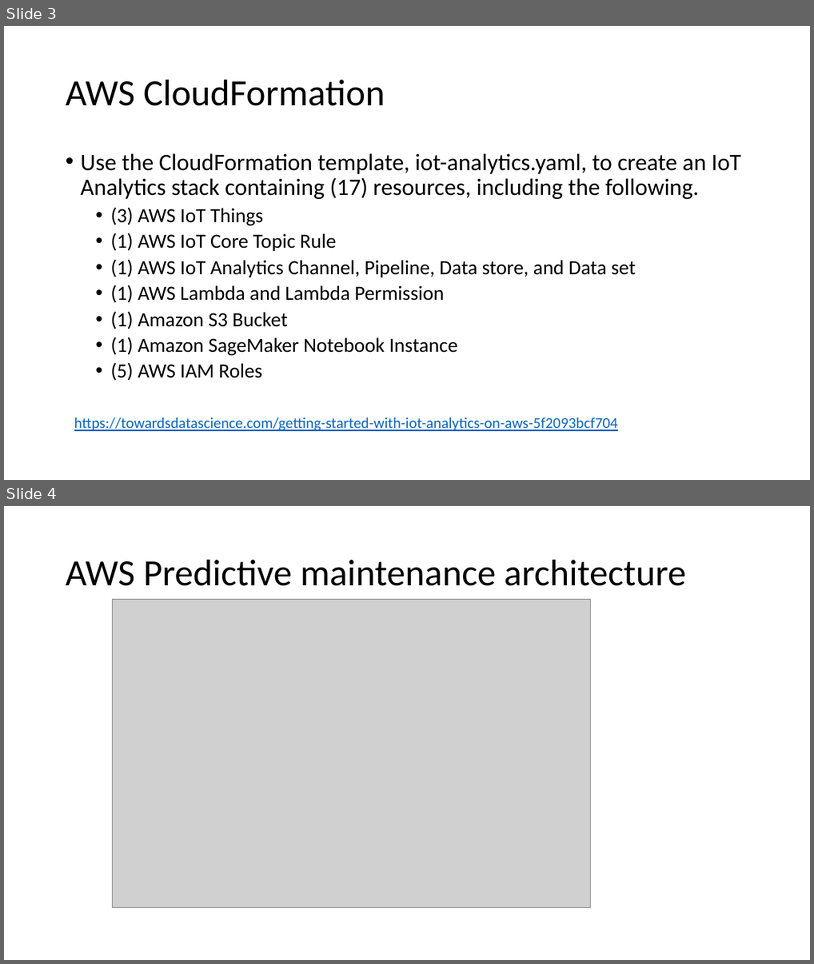
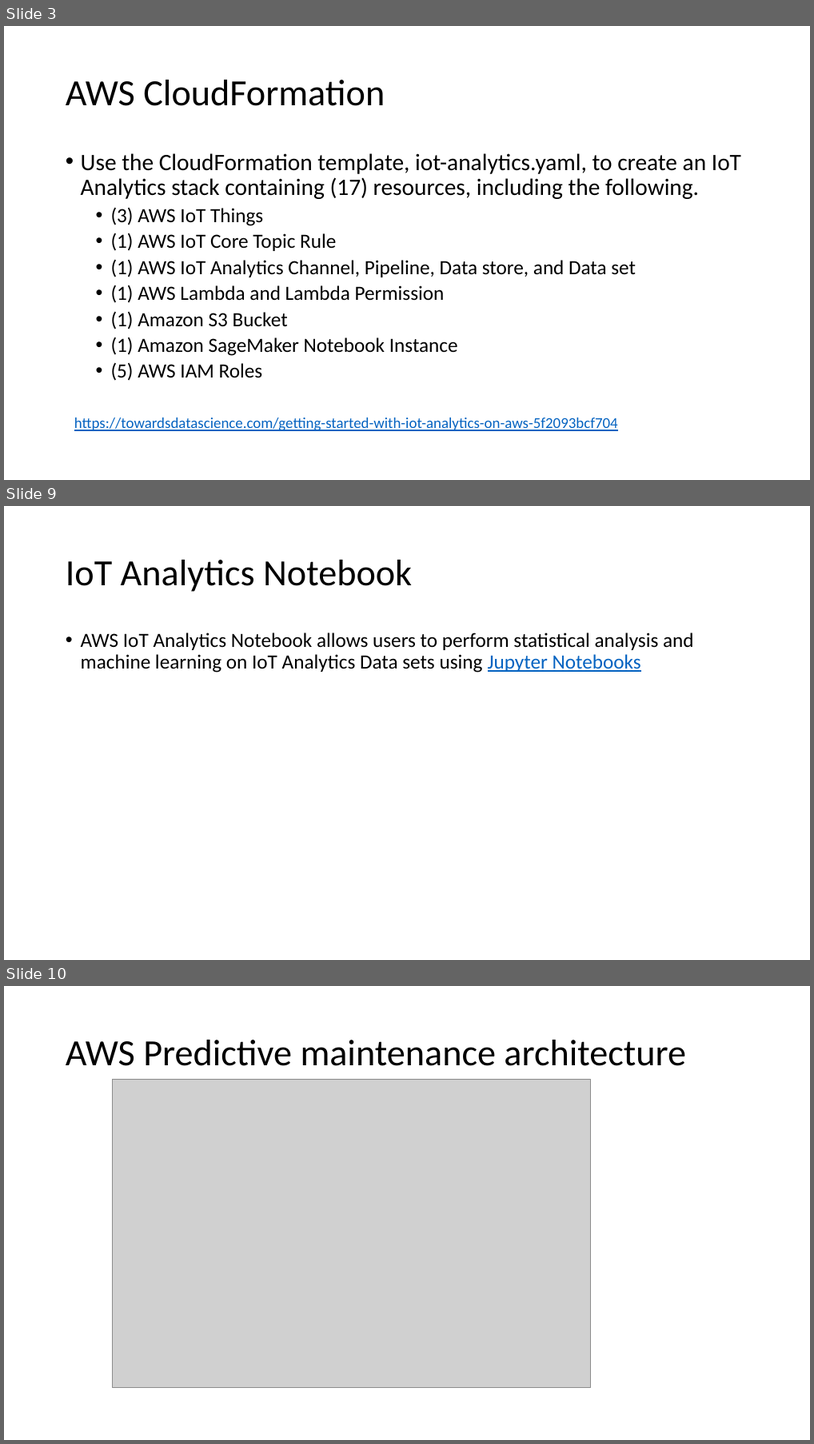
Before and after one commit to xuan0802/iot_slide, a slide deck: IoT analytics.pptx. Shown one above the other, each under a label of ours: slides 3 and 4 before the commit, slides 3, 9 and 10 after it; the slides between them are not shown. The pictures are 814x964 and 814x1444 pixels, drawn with LibreOffice and Linux fonts; fonts in the diff are those of the drawing; grey boxes stand for pictures. Boxes give left, top, right and bottom in pixels: in the first picture for what was removed or moved away, otherwise in the second. Text is boxed around its words. In the diff, an @@ line names an element or a change of style, - is before the commit and + after.

```diff
--- a/IoT analytics.pptx
+++ b/IoT analytics.pptx
@@ slide 9 added at (4,506,810,960), background #FFFFFF @@
@@ title added at (66,560,412,592), 44 pt, text #000000 @@
+IoT Analytics Notebook
@@ text added at (81,632,694,672), 24 pt, text #000000 @@
+• AWS IoT Analytics Notebook allows users to perform statistical analysis and machine learning on IoT Analytics Data sets using Jupyter Notebooks
@@ what was slide 4 is now slide 10 @@
```
Also in this commit, not shown: 5 other slides added.
